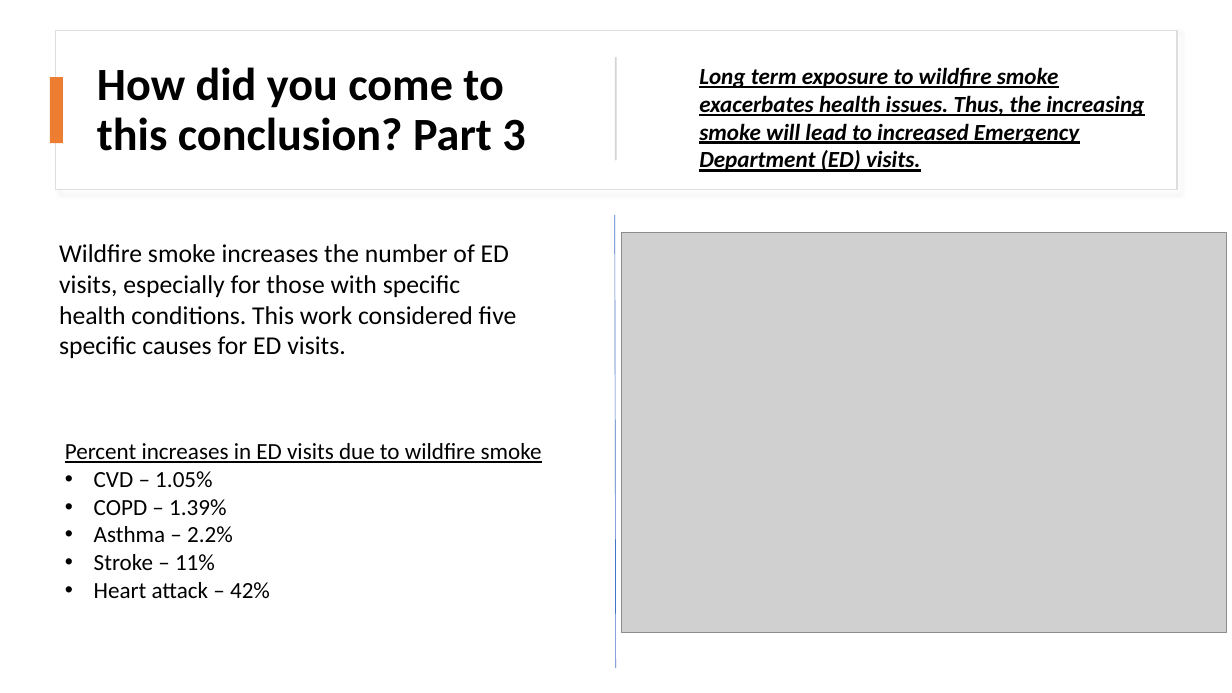
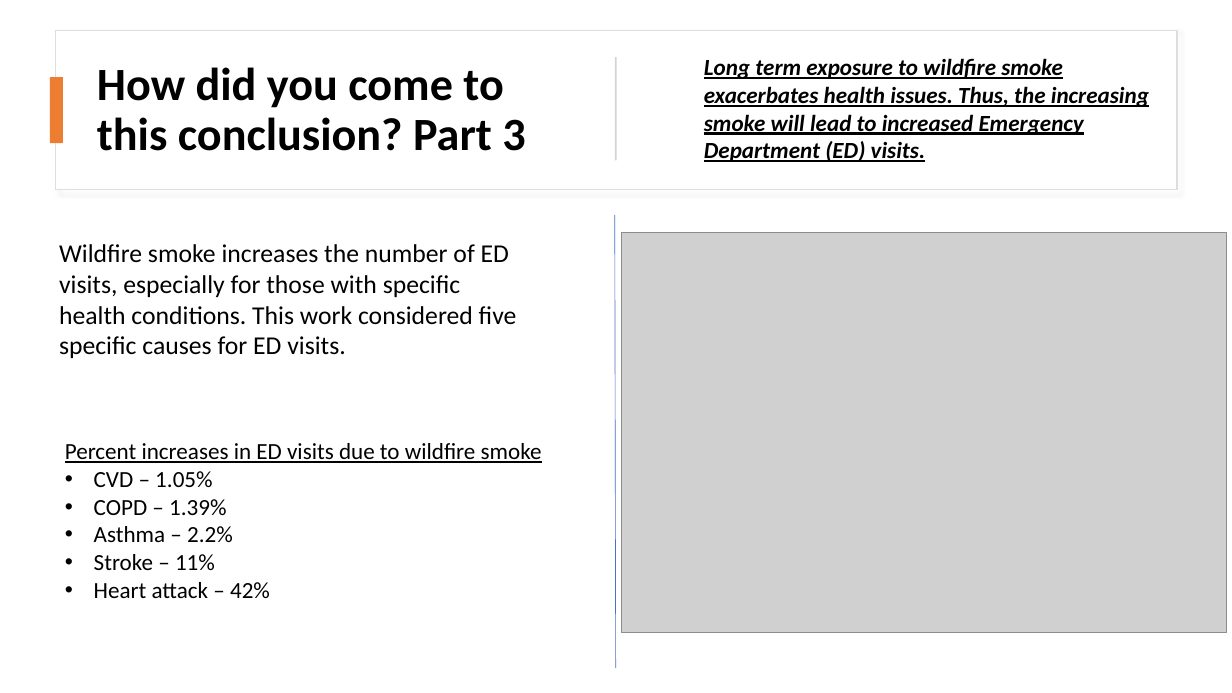
Before and after one commit to ZachBowyer/data-512-common_analysis, a slide deck: slide 7 of Reports/Presentation.pptx. Drawn at 1232x693 pixels with LibreOffice and Linux fonts; fonts in the diff are those of the drawing; grey boxes stand for pictures. Boxes give left, top, right and bottom in pixels: in the first picture for what was removed or moved away, otherwise in the second. Text is boxed around its words. In the diff, an @@ line names an element or a change of style, - is before the commit and + after.

```diff
--- a/Reports/Presentation.pptx
+++ b/Reports/Presentation.pptx
@@ text "Long term exposure to wildfire ...": place and size @@
-text "Long term exposure to wildfire ..." at (699,67,1144,172)
+text "Long term exposure to wildfire ..." at (704,58,1149,162)
```
Also in this commit, not shown: 8 other slides changed, 1 other file.
